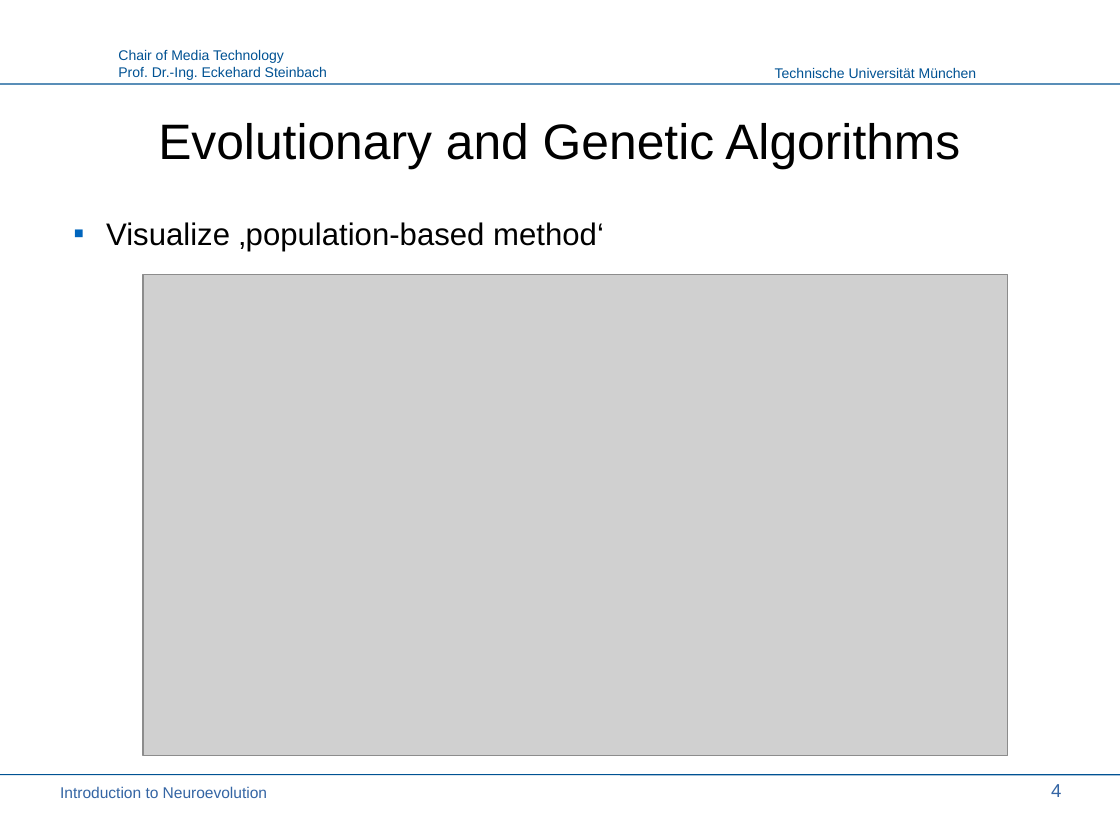
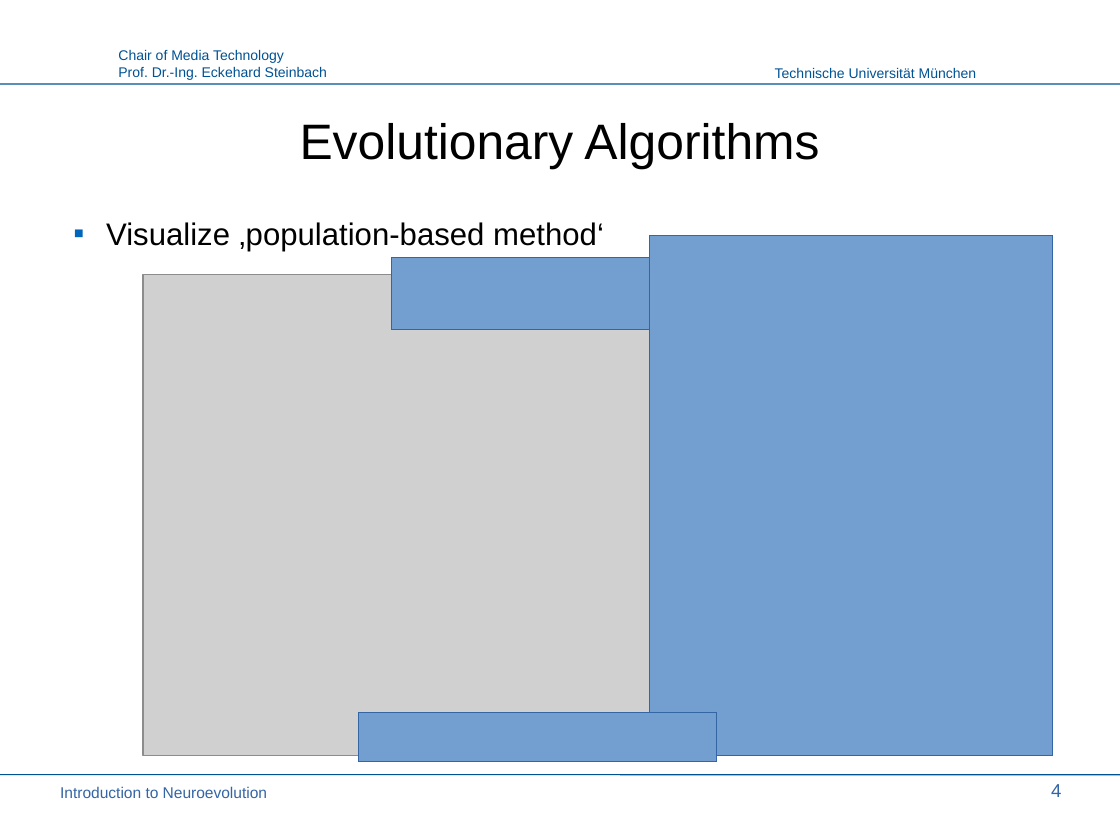
Before and after one commit to PaulPauls/Neuroevolution_of_Augmenting_Topologies_Paper, a slide deck: slide 4 of presentation/neuroevolution_presentation.odp. Drawn at 1120x840 pixels with LibreOffice and Linux fonts; fonts in the diff are those of the drawing; grey boxes stand for pictures; background and template pictures are left out. Boxes give left, top, right and bottom in pixels: in the first picture for what was removed or moved away, otherwise in the second. Text is boxed around its words. In the diff, an @@ line names an element or a change of style, - is before the commit and + after.

Commit message:
Iterate over presentation, adding some text from paper also applicable in presentation

```diff
--- a/presentation/neuroevolution_presentation.odp
+++ b/presentation/neuroevolution_presentation.odp
@@ title at box(300, 123, 819, 169): text changed @@
-Evolutionary and Genetic Algorithms
+Evolutionary Algorithms
@@ rectangle added at box(650, 235, 1053, 756), fill #729FCF, outline #3465A4 0 pt @@
@@ rectangle added at box(392, 258, 1019, 329), fill #729FCF, outline #3465A4 0 pt @@
@@ rectangle added at box(358, 712, 717, 762), fill #729FCF, outline #3465A4 0 pt @@
```
Also in this commit, not shown: 7 other slides changed, 2 slides added.
